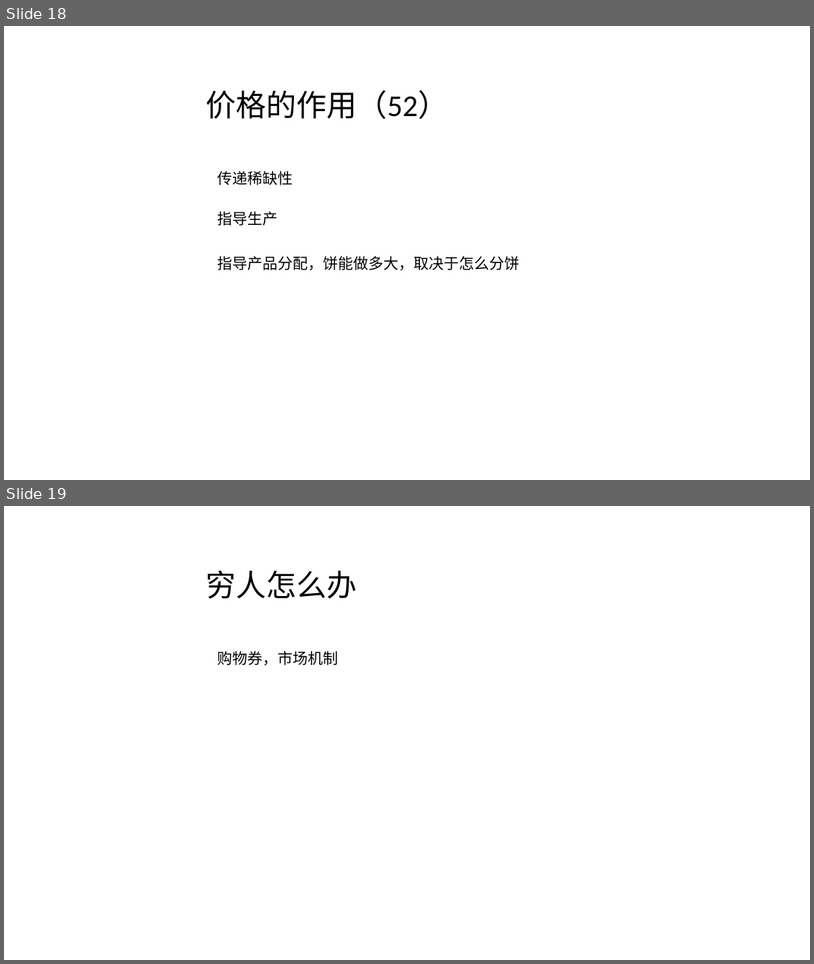
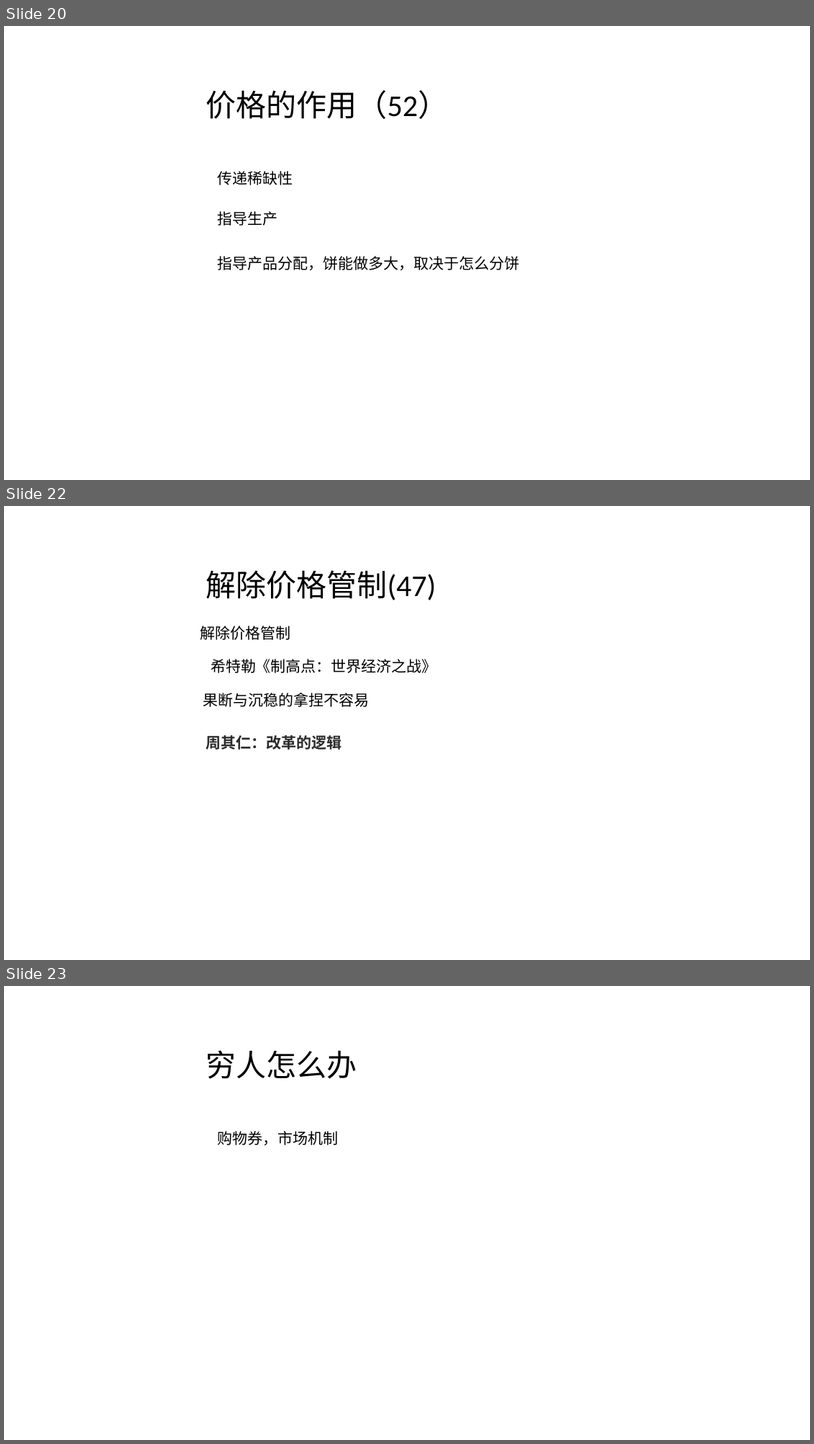
Before and after one commit to FredJiangFei/MyDocuments, a slide deck: 火车票/火车票.pptx. Shown one above the other, each under a label of ours: slides 18 and 19 before the commit, slides 20, 22 and 23 after it; the slides between them are not shown. The pictures are 814x964 and 814x1444 pixels, drawn with LibreOffice and Linux fonts; fonts in the diff are those of the drawing. Boxes give left, top, right and bottom in pixels: in the first picture for what was removed or moved away, otherwise in the second. Text is boxed around its words. In the diff, an @@ line names an element or a change of style, - is before the commit and + after.

```diff
--- a/火车票/火车票.pptx
+++ b/火车票/火车票.pptx
@@ slide 22 added at (x1=4, y1=506, x2=810, y2=960), background #FFFFFF @@
@@ text added at (x1=206, y1=570, x2=437, y2=600), 36 pt, text #000000 @@
+解除价格管制(47)
@@ text added at (x1=200, y1=626, x2=291, y2=640), 18 pt, text #000000 @@
+解除价格管制
@@ text added at (x1=211, y1=659, x2=257, y2=673), 18 pt, text #000000 @@
+希特勒
@@ text added at (x1=255, y1=659, x2=437, y2=673), 18 pt, text #000000 @@
+《制高点：世界经济之战》
@@ text added at (x1=203, y1=692, x2=370, y2=707), 18 pt, text #000000 @@
+果断与沉稳的拿捏不容易
@@ text added at (x1=206, y1=735, x2=342, y2=749), 18 pt, text #2B2B2B, bold @@
+周其仁：改革的逻辑
@@ what was slide 18 is now slide 20 @@
@@ what was slide 19 is now slide 23 @@
```
Also in this commit, not shown: 1 slide changed, 3 other slides added, 1 other file.
